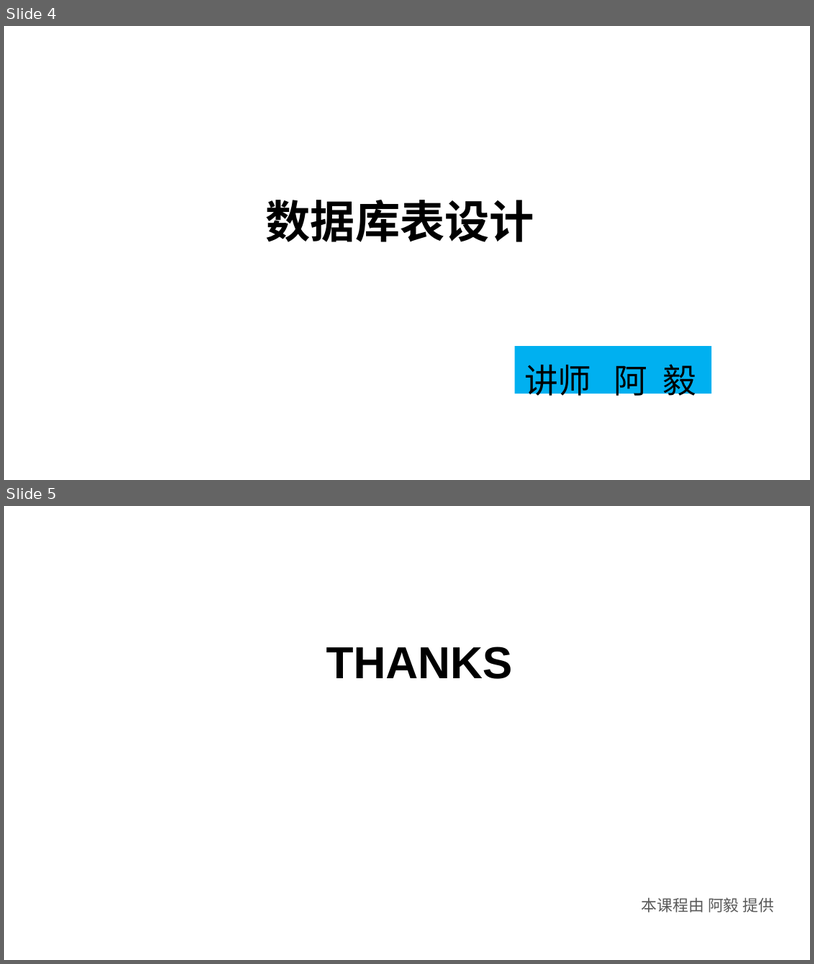
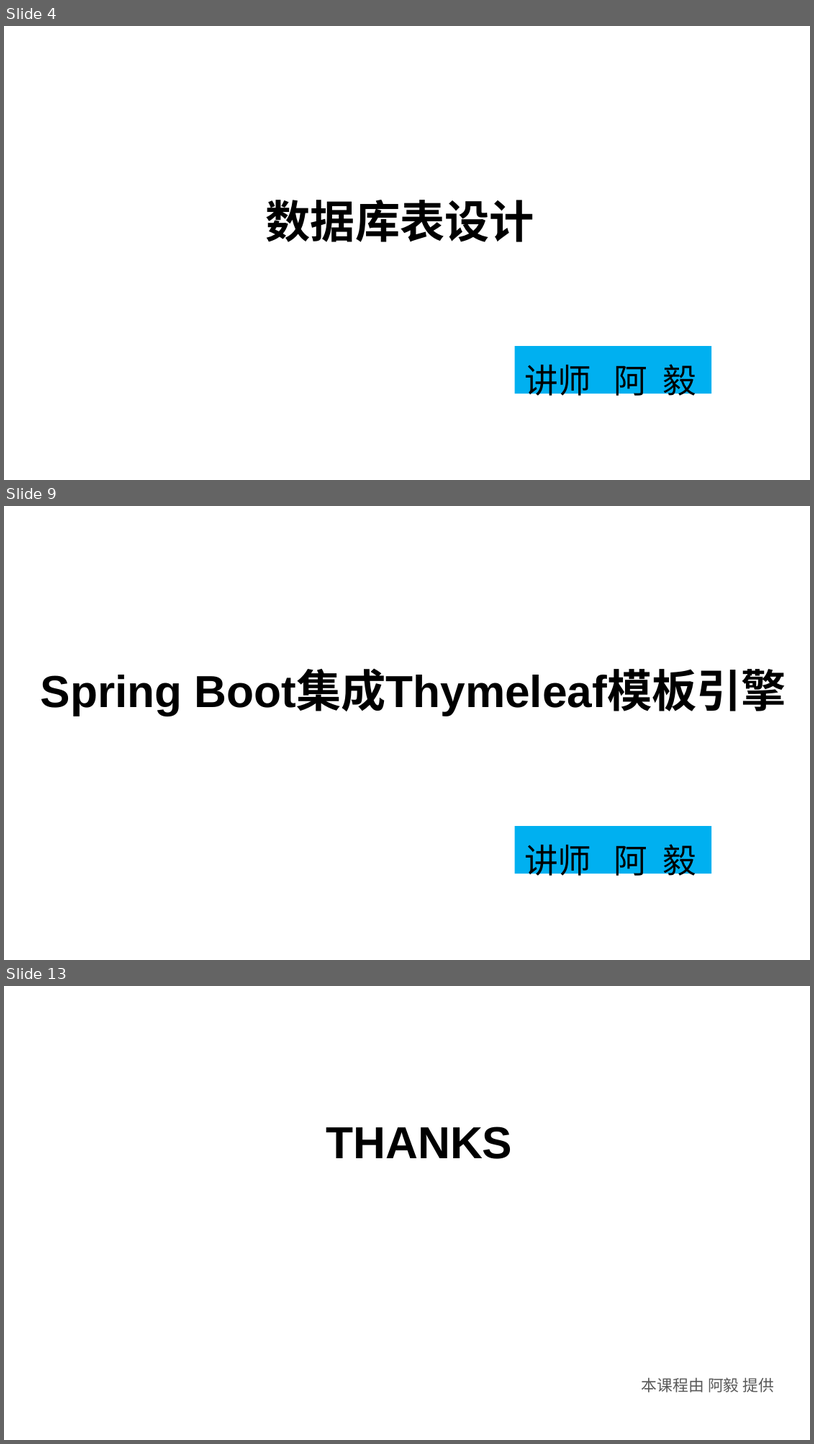
Before and after one commit to huangwenyi10/high-concurrency-praise, a slide deck: doc/SpringBoot+Redis+MQ实现高并发点赞功能.ppt. Shown one above the other, each under a label of ours: slides 4 and 5 before the commit, slides 4, 9 and 13 after it; the slides between them are not shown. The pictures are 814x964 and 814x1444 pixels, drawn with LibreOffice and Linux fonts; fonts in the diff are those of the drawing; background and template pictures are left out. Boxes give left, top, right and bottom in pixels: in the first picture for what was removed or moved away, otherwise in the second. Text is boxed around its words. In the diff, an @@ line names an element or a change of style, - is before the commit and + after.

```diff
--- a/doc/SpringBoot+Redis+MQ实现高并发点赞功能.ppt
+++ b/doc/SpringBoot+Redis+MQ实现高并发点赞功能.ppt
@@ slide 9 added at (4, 506, 810, 960), background picture (left out) @@
@@ text added at (41, 671, 787, 715), 40 pt, text #000000, bold @@
+Spring Boot集成Thymeleaf模板引擎
@@ rectangle added at (515, 826, 712, 874), fill #00B0F0 @@
@@ text added at (525, 844, 697, 881), 30 pt, text #000000 @@
+讲师 阿 毅
@@ what was slide 5 is now slide 13 @@
```
Also in this commit, not shown: 7 other slides added, 21 other files.
